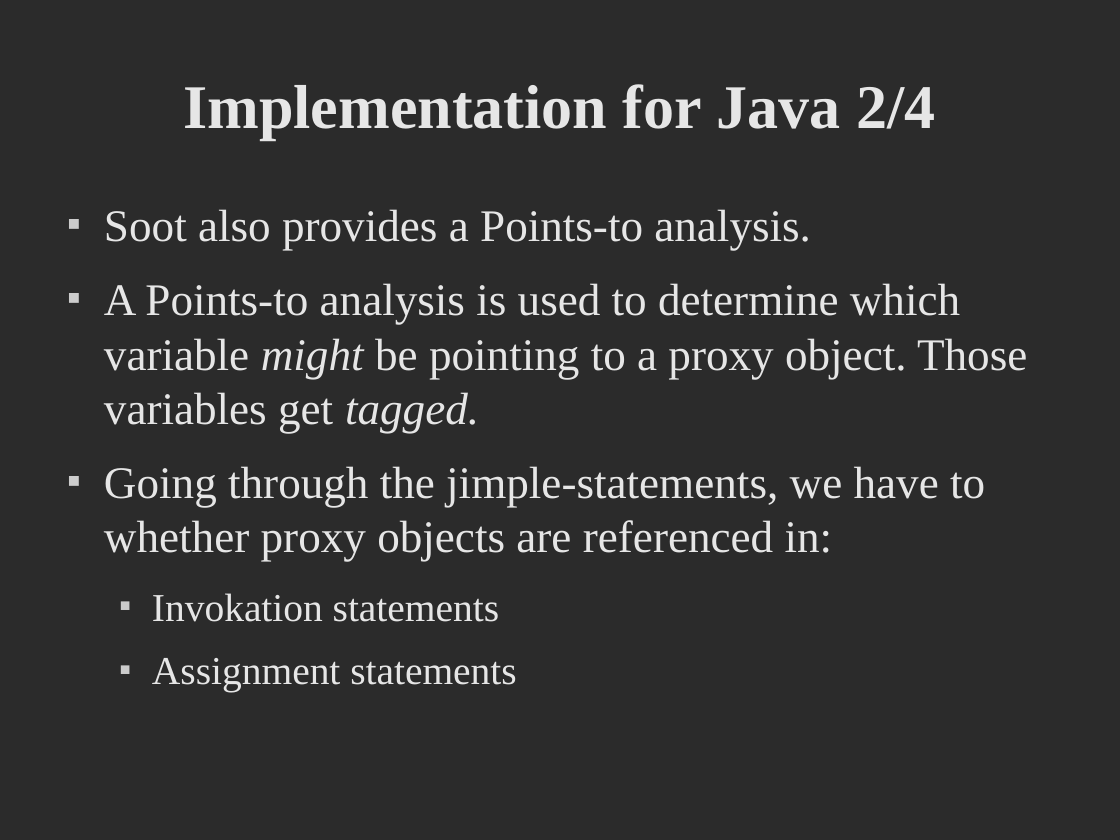
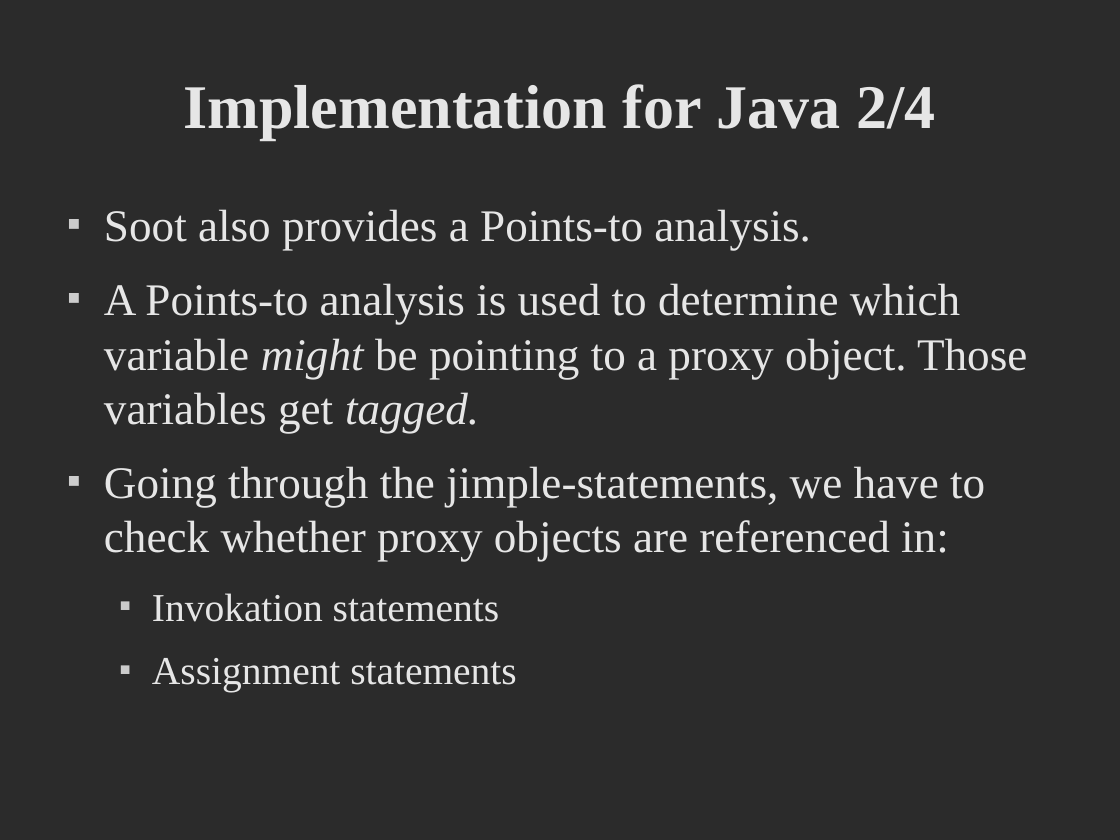
Before and after one commit to HistoricalValue/spawncamping-octo-ninja, a slide deck: slide 13 of tpotifier_presentation.odp. Drawn at 1120x840 pixels with LibreOffice and Linux fonts; fonts in the diff are those of the drawing; background and template pictures are left out; a plain dark background stands for a picture behind light text. Boxes give left, top, right and bottom in pixels: in the first picture for what was removed or moved away, otherwise in the second. Text is boxed around its words. In the diff, an @@ line names an element or a change of style, - is before the commit and + after.

```diff
--- a/tpotifier_presentation.odp
+++ b/tpotifier_presentation.odp
@@ text at bbox=[104, 466, 985, 562]: text changed @@
-■ Going through the jimple-statements, we have to whether proxy objects are referenced in:
+■ Going through the jimple-statements, we have to check whether proxy objects are referenced in:
```
Also in this commit, not shown: 1 other slide changed, 1 other file.
